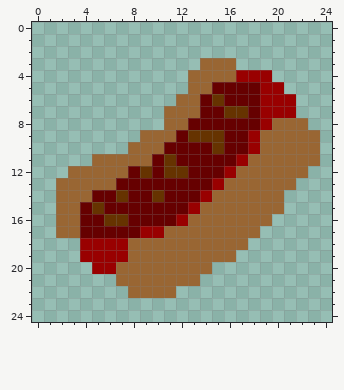
Pixel-art sprite: assets/ultimateTTT/hotdog_rs.png. The picture above was drawn from the file before the commit.
The file is 25x25 pixels.
After the commit:
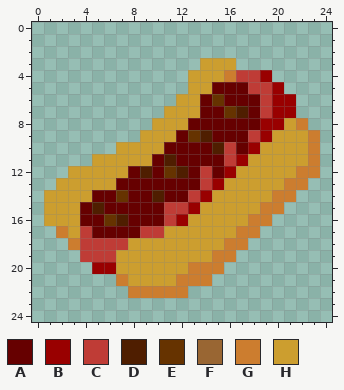
Palette (. is transparent): A #660000  B #990000  C #bf3c36  D #4f1e00  E #663300  F #996633  G #cc7d2f  H #cc9e2f
The edit:
Changed rows in their new state; - is an unchanged pixel.
first column x 1:
 3 -------------HHH-------
 4 ------------HHHGCC-----
 5 ------------HH---CC----
 6 -----------HH-----C----
 7 ----------HHH---D-C----
 8 ---------HHH-------BHG-
 9 --------HHH--DA--CBHHHG
10 ------HHHH----DC--HHHHG
11 ----HHHHH-D----C-HHHHHG
12 --HHHHH-D--D-C--HHHHHGG
13 -HHHHH-------C-HHHHHGG-
14 HHHH-----D--C-HHHHHGG--
15 HHH-D-----CC-HHHHHGG---
16 HHH---D---C-HHHHHGG----
17 -GHC----CCHHHHHHGG-----
18 --GCCCCHHHHHHHHGG------
19 ---CCCHHHHHHHHGG-------
20 ------HHHHHHGGG--------
21 ------GHHHHGGG---------
22 -------GGGGG-----------
